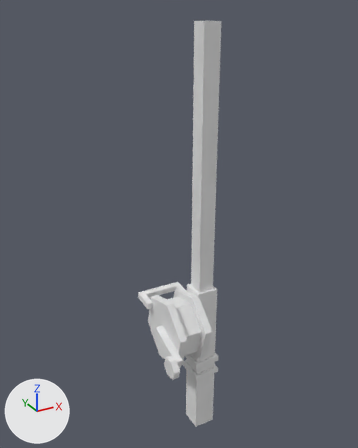
One commit to the Blender file Assets/!GAMEJAM/Models/fishingRod.blend: the scene before it, then after it.
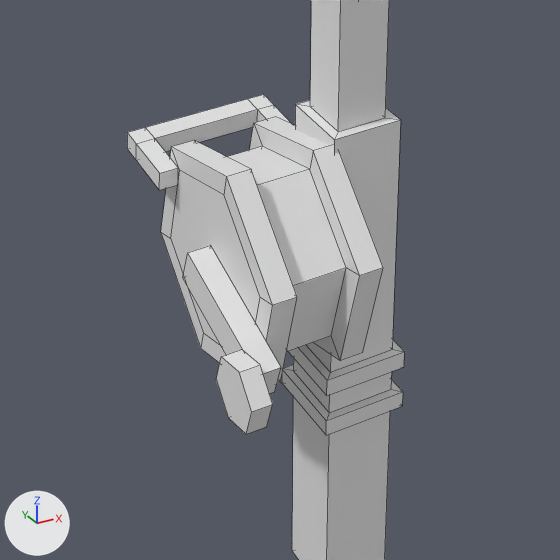
There are two pictures of each version: one whole from a camera (50 mm lens) standing at (-2.48, -3.99, 4.57) and looking at (-0.22, 0.13, 2.51), one close up on the part from 28% to 74% of the width and 57% to 93% of the height. Every picture has the same lights, and +X, +Y and +Z are marked at lower left. The close-ups show mesh edges as thin lines.

The older version as bpy lines, for what is in view:
```python
me_cube_001 = bpy.data.meshes.new('Cube.001')
me_cube_001.from_pydata(...)  # 48 vertices, 46 faces; spans x -0.13..0.13, y -0.13..0.13, z -0.1..3.71
me_cube_002 = bpy.data.meshes.new('Cube.002')
me_cube_002.from_pydata(...)  # 24 vertices, 22 faces; spans x -1.0..14.5, y -1.0..6.5, z -1.0..1.0
me_cube_003 = bpy.data.meshes.new('Cube.003')
me_cube_003.from_pydata(...)  # a box spanning x -0.27..1.0, y -6.6..1.0, z -1.0..1.0
me_cylinder = bpy.data.meshes.new('Cylinder')
me_cylinder.from_pydata(...)  # 42 vertices, 38 faces; spans x -0.329..0.329, y -0.38..0.38, z -0.112..0.25
me_cylinder_001 = bpy.data.meshes.new('Cylinder.001')
me_cylinder_001.from_pydata(...)  # a 6-sided cylinder along z spanning x -0.156..0.156, y -0.18..0.18, z -0.036..0.07
ob_cube = bpy.data.objects.new('Cube', me_cube_001)
ob_cube.location = (0.0, 0.0, 0.026)
ob_cube.scale = (1.19, 1.19, 1.19)
ob_cube_001 = bpy.data.objects.new('Cube.001', me_cube_002)
ob_cube_001.location = (-0.516, 0.272, 1.548)
ob_cube_001.rotation_euler = (0.0719, 0.0, 0.0)  # degrees (4.1, 0, 0)
ob_cube_001.scale = (0.033, 0.033, 0.033)
ob_cube_002 = bpy.data.objects.new('Cube.002', me_cube_003)
ob_cube_002.location = (-0.546, -0.0248, 1.34)
ob_cube_002.rotation_euler = (0.323, 0.0, 0.0)  # degrees (19, 0, 0)
ob_cube_002.scale = (0.0627, 0.0627, 0.0627)
ob_cylinder = bpy.data.objects.new('Cylinder', me_cylinder)
ob_cylinder.location = (-0.365, 0.0, 1.35)
ob_cylinder.rotation_euler = (1.571, 1.84, 1.571)  # degrees (90, 105, 90)
ob_cylinder.scale = (1.05, 1.05, 1.05)
ob_cylinder_001 = bpy.data.objects.new('Cylinder.001', me_cylinder_001)
ob_cylinder_001.location = (-0.607, -0.416, 1.209)
ob_cylinder_001.rotation_euler = (1.571, 1.772, 1.571)  # degrees (90, 102, 90)
ob_cylinder_001.scale = (0.643, 0.643, 0.643)
```
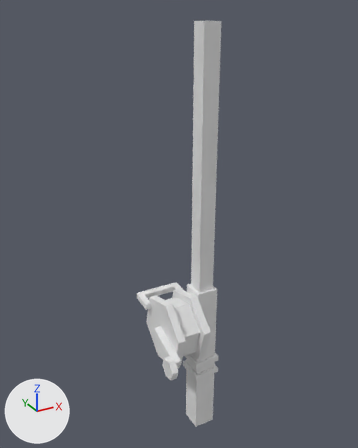
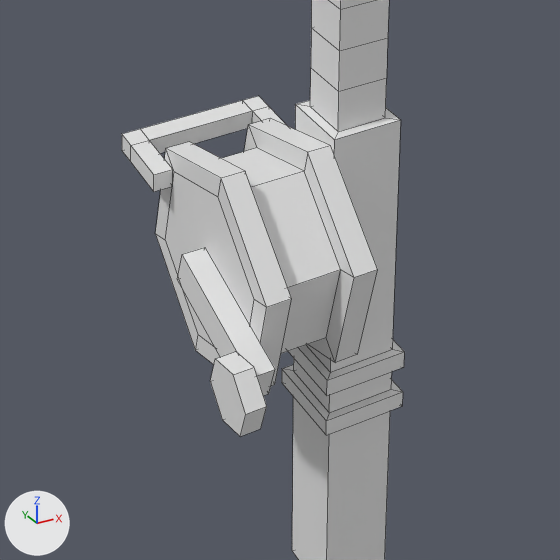
Commit message: Fishing Rod Update

The change, as a diff of the scene's bpy script:
```diff
--- a/Assets/!GAMEJAM/Models/fishingRod.blend.py
+++ b/Assets/!GAMEJAM/Models/fishingRod.blend.py
@@ me_cube_003 @@
 me_cube_003.from_pydata(...)  # 8 vertices, 6 faces; spans x -0.27..1.0, y -6.6..1.0, z -1.0..1.0
 # used by ob_cube_002; location = (-0.546, -0.0248, 1.34); rotation_euler = (0.323, 0.0, 0.0), in degrees (19, 0, 0); scale = (0.0627, 0.0627, 0.0627)
+# me_cube_003 part 1: the whole mesh is moved by (-1.0, -0.43, -0.02)
@@ me_cylinder_001_1 @@
+me_cylinder_001_1.from_pydata(...)  # a 6-sided cylinder along z spanning x -0.156..0.156, y -0.18..0.18, z -0.053..0.053
@@ ob_cylinder @@
 ob_cylinder = bpy.data.objects.new('Cylinder', me_cylinder)
-ob_cylinder.location = (-0.365, 0.0, 1.35)
-ob_cylinder.rotation_euler = (1.571, 1.84, 1.571)  # degrees (90, 105, 90)
+ob_cylinder.location = (-0.384, 0.0, 1.35)
+ob_cylinder.rotation_euler = (-1.571, 1.302, -1.571)  # degrees (-90, 75, -90)
 ob_cylinder.scale = (1.05, 1.05, 1.05)
@@ ob_cube_001 @@
 ob_cube_001 = bpy.data.objects.new('Cube.001', me_cube_002)
+ob_cube_001.parent = ob_cylinder
+ob_cube_001.matrix_parent_inverse = Matrix(((0.0, -0.253, -0.915, 1.235), (0.0, 0.915, -0.253, 0.341), (0.949, 0.0, 0.0, 0.346), (0.0, 0.0, 0.0, 1.0)))
 ob_cube_001.location = (-0.516, 0.272, 1.548)
@@ ob_cube_002 @@
 ob_cube_002 = bpy.data.objects.new('Cube.002', me_cube_003)
-ob_cube_002.location = (-0.546, -0.0248, 1.34)
+ob_cube_002.parent = ob_cylinder
+ob_cube_002.matrix_parent_inverse = Matrix(((0.0, -0.253, -0.915, 1.235), (0.0, 0.915, -0.253, 0.341), (0.949, 0.0, 0.0, 0.346), (0.0, 0.0, 0.0, 1.0)))
+ob_cube_002.location = (-0.483, 0.0, 1.35)
 ob_cube_002.rotation_euler = (0.323, 0.0, 0.0)  # degrees (19, 0, 0)
@@ ob_cylinder_001 @@
-ob_cylinder_001 = bpy.data.objects.new('Cylinder.001', me_cylinder_001)
-ob_cylinder_001.location = (-0.607, -0.416, 1.209)
-ob_cylinder_001.rotation_euler = (1.571, 1.772, 1.571)  # degrees (90, 102, 90)
-ob_cylinder_001.scale = (0.643, 0.643, 0.643)
@@ ob_knob @@
+ob_knob = bpy.data.objects.new('Knob', me_cylinder_001_1)
+ob_knob.parent = ob_cube_002
+ob_knob.matrix_parent_inverse = Matrix(((15.94, 0.0, 0.0, 8.012), (0.0, 15.12, 5.058, -6.827), (0.0, -5.058, 15.12, -20.41), (0.0, 0.0, 0.0, 1.0)))
+ob_knob.location = (-0.616, -0.416, 1.209)
+ob_knob.rotation_euler = (-1.571, 1.37, -1.571)  # degrees (-90, 78, -90)
+ob_knob.scale = (0.643, 0.643, 0.643)
```

What differs and where, as boxes [x1, y1, x2, y2] in the close-ups (560 x 560 px):
'Cylinder', moved, turned
    before: [161, 117, 383, 384]
    after: [156, 118, 378, 386]
'Cube.002', moved, turned
    before: [183, 245, 281, 394]
    after: [177, 247, 275, 396]
'Cube.001', moved, turned
    before: [127, 94, 291, 190]
    after: [122, 96, 287, 192]
'Cylinder.001', deleted
    before: [216, 349, 273, 434]
'Knob', added
    after: [210, 352, 267, 436]
